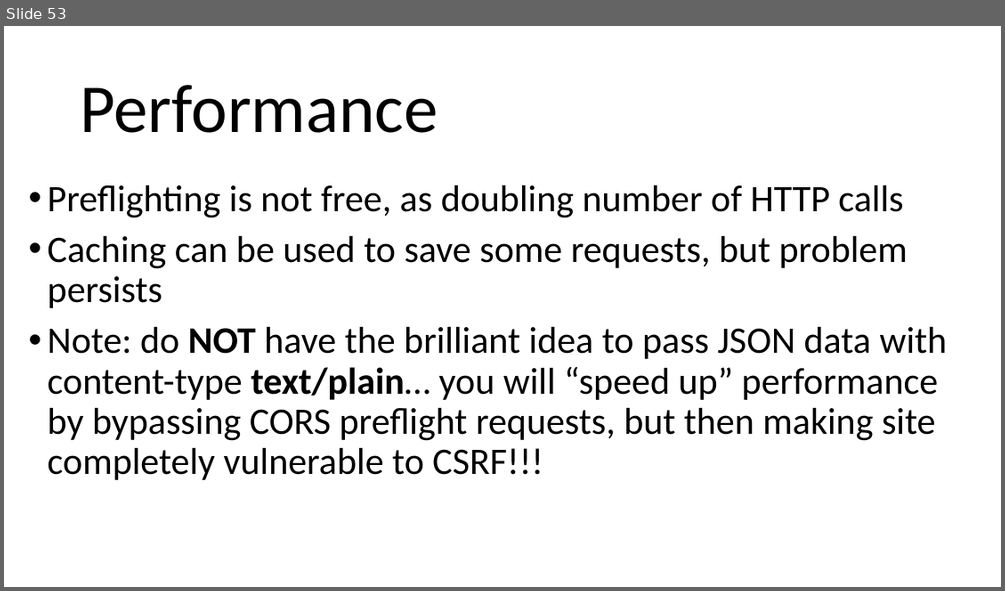
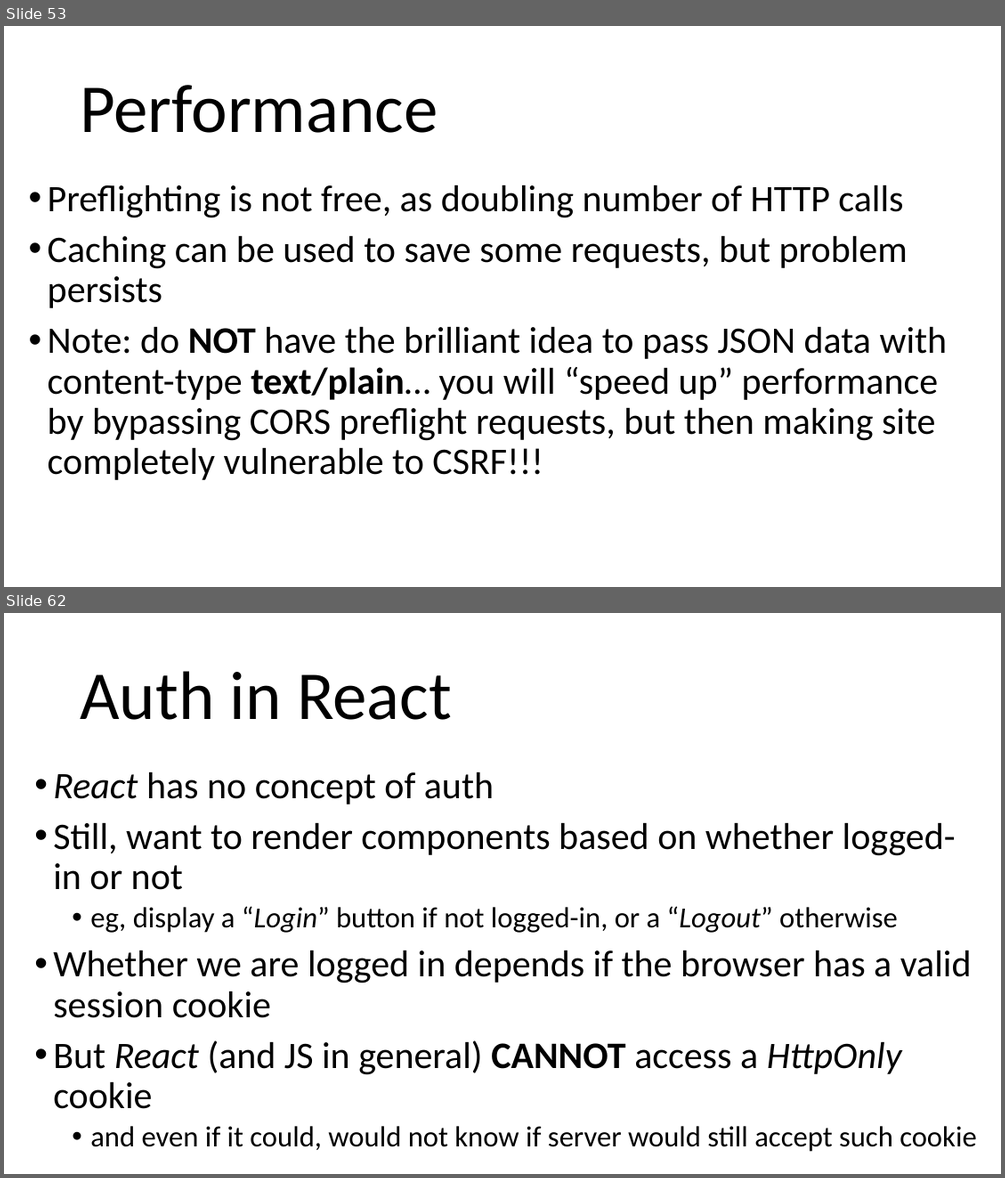
Before and after one commit to arcuri82/web_development_and_api_design, a slide deck: docs/slides/lesson_08.pptx. Shown one above the other, each under a label of ours: slide 53 before the commit, slides 53 and 62 after it; the slides between them are not shown. The pictures are 1005x591 and 1005x1178 pixels, drawn with LibreOffice and Linux fonts; fonts in the diff are those of the drawing. Boxes give left, top, right and bottom in pixels: in the first picture for what was removed or moved away, otherwise in the second. Text is boxed around its words. In the diff, an @@ line names an element or a change of style, - is before the commit and + after.

```diff
--- a/docs/slides/lesson_08.pptx
+++ b/docs/slides/lesson_08.pptx
@@ slide 62 added at <box>4,613,1001,1174</box>, background #FFFFFF @@
@@ title added at <box>80,671,452,720</box>, 66 pt, text #000000 @@
+Auth in React
@@ text added at <box>53,772,976,1151</box>, 36 pt, text #000000 @@
+• React has no concept of auth
+• Still, want to render components based on whether logged-in or not
+  • eg, display a “Login” button if not logged-in, or a “Logout” otherwise
+• Whether we are logged in depends if the browser has a valid session cookie
+• But React (and JS in general) CANNOT access a HttpOnly cookie
+  • and even if it could, would not know if server would still accept such cookie
```
Also in this commit, not shown: 3 slides changed, 10 other slides added, 4 slides removed, 1 other file.
